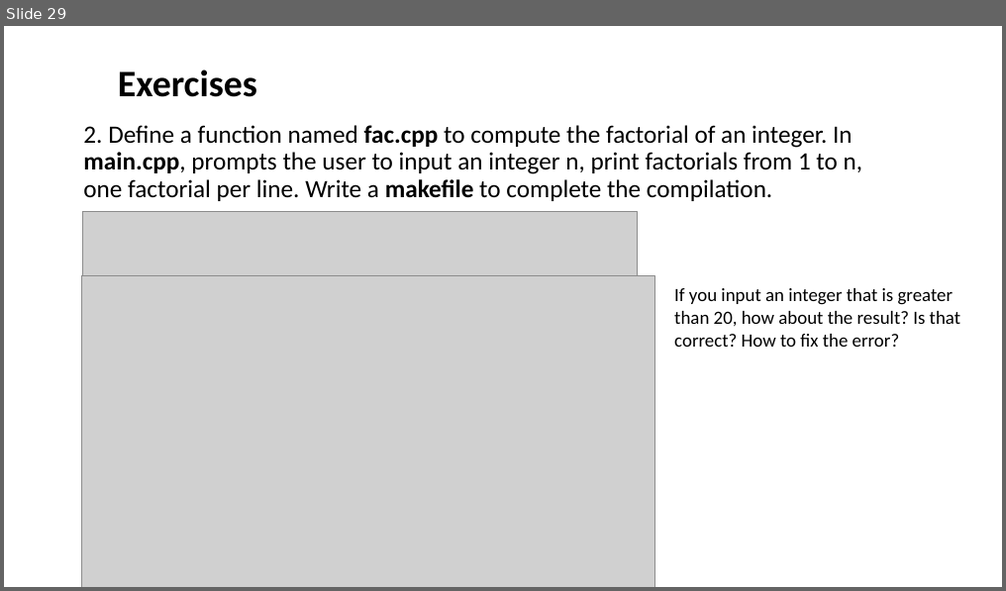
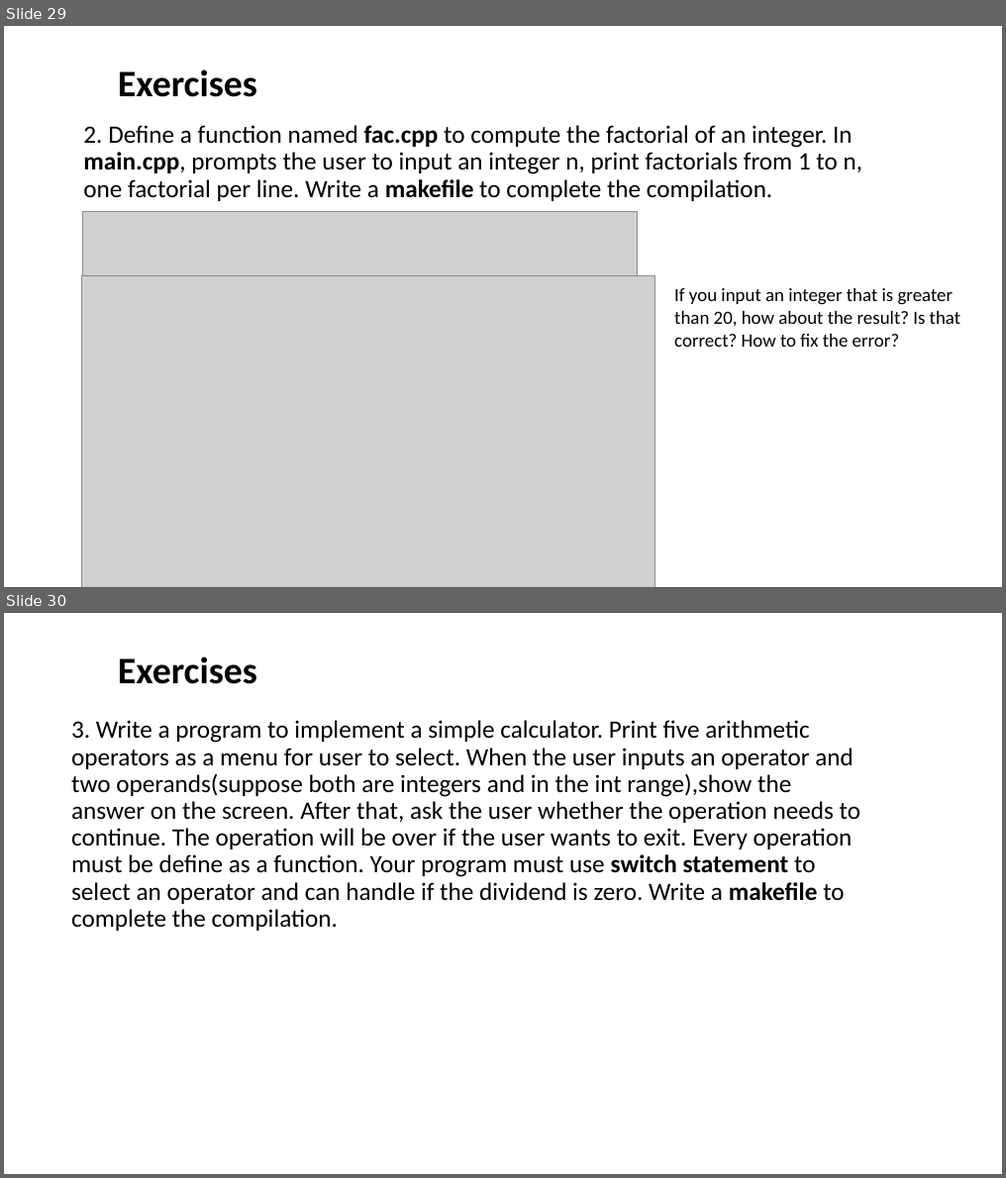
Before and after one commit to dayekuaipao/CPPLearning, a slide deck: week03/Lab03.pptx. Shown one above the other, each under a label of ours: slide 29 before the commit, slides 29 and 30 after it. The pictures are 1006x591 and 1006x1178 pixels, drawn with LibreOffice and Linux fonts; fonts in the diff are those of the drawing; grey boxes stand for pictures; background and template pictures are left out. Boxes give left, top, right and bottom in pixels: in the first picture for what was removed or moved away, otherwise in the second. Text is boxed around its words. In the diff, an @@ line names an element or a change of style, - is before the commit and + after.

Commit message:
add exercise in lab03.pptx

```diff
--- a/week03/Lab03.pptx
+++ b/week03/Lab03.pptx
@@ slide 30 added at (x1=4, y1=613, x2=1002, y2=1174), background #FFFFFF @@
@@ text added at (x1=118, y1=657, x2=257, y2=684), 36 pt, text #000000, bold @@
+Exercises
@@ title added at (x1=71, y1=720, x2=860, y2=931), 24 pt, text #000000 @@
+3. Write a program to implement a simple calculator. Print five arithmetic operators as a menu for user to select. When the user inputs an operator and two operands(suppose both are integers and in the int range),show the answer on the screen. After that, ask the user whether the operation needs to continue. The operation will be over if the user wants to exit. Every operation must be define as a function. Your program must use switch statement to select an operator and can handle if the dividend is zero. Write a makefile to complete the compilation.
```
Also in this commit, not shown: 2 slides changed, 1 other slide added.
